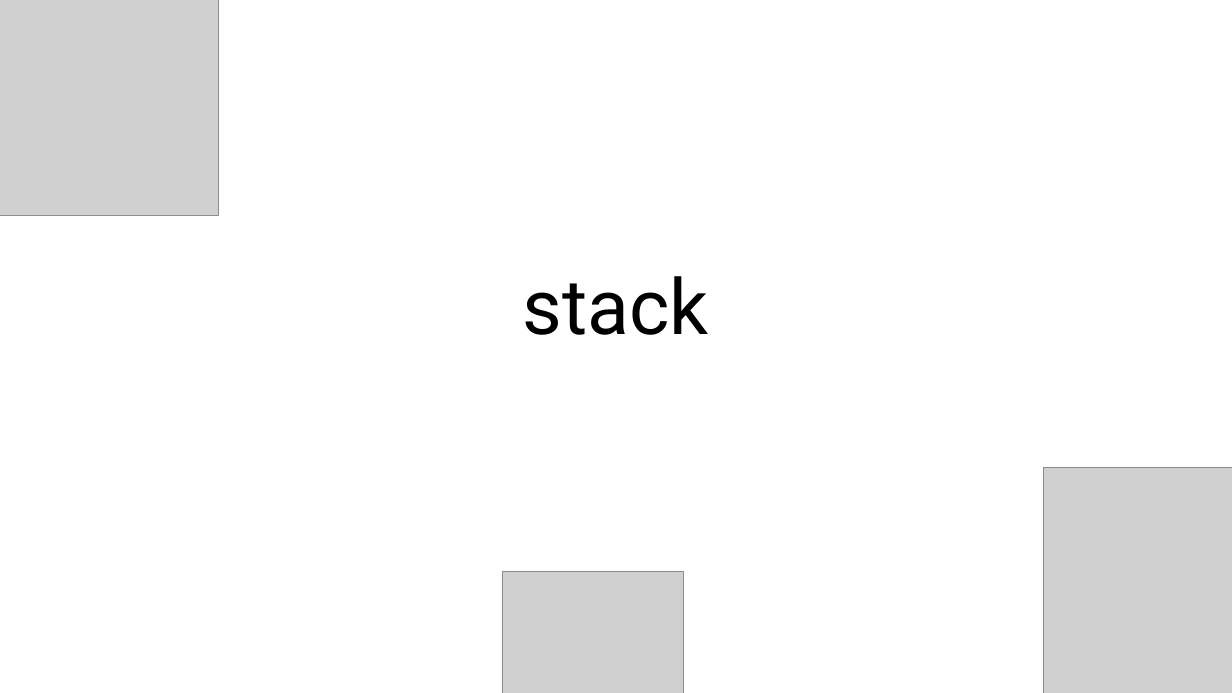
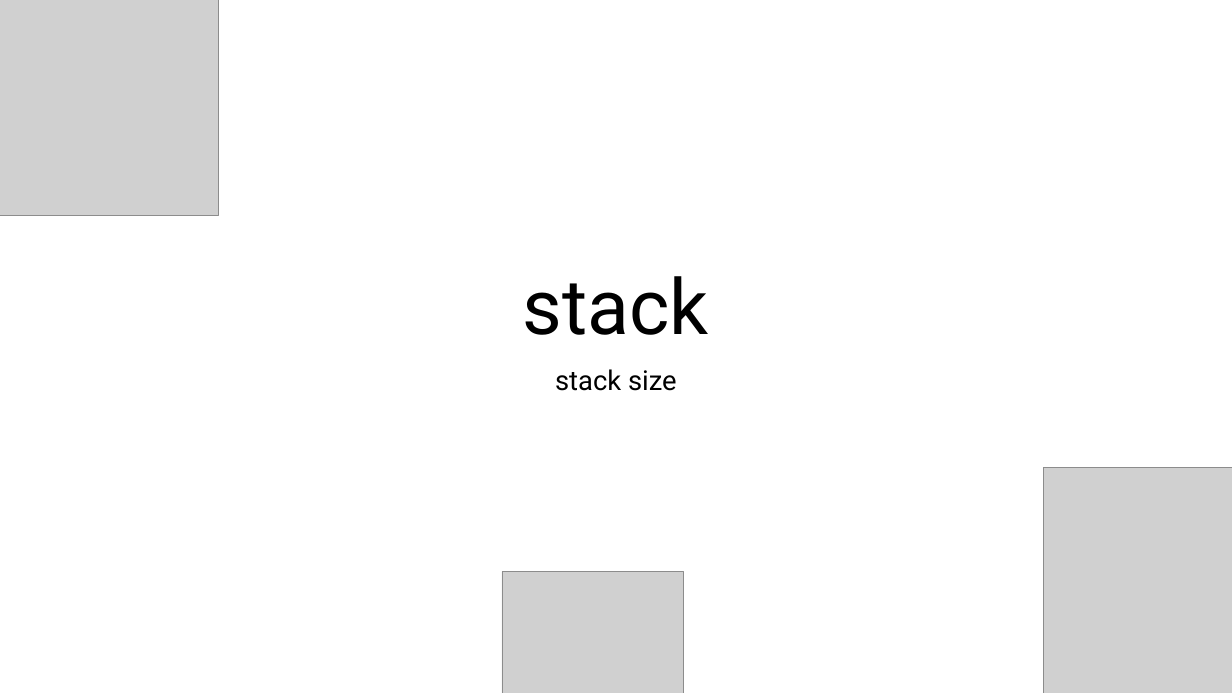
Before and after one commit to StateProof/nethermind, a slide deck: slide 30 of src/Nethermind/Workshop.pptx. Drawn at 1232x693 pixels with LibreOffice and Linux fonts; fonts in the diff are those of the drawing; grey boxes stand for pictures. Boxes give left, top, right and bottom in pixels: in the first picture for what was removed or moved away, otherwise in the second. Text is boxed around its words. In the diff, an @@ line names an element or a change of style, - is before the commit and + after.

```diff
--- a/src/Nethermind/Workshop.pptx
+++ b/src/Nethermind/Workshop.pptx
@@ subtitle added at [555, 369, 677, 391], 32 pt, text #000000 @@
+stack size
```
Also in this commit, not shown: 5 other slides changed, 1 slide added, 3 other files.
